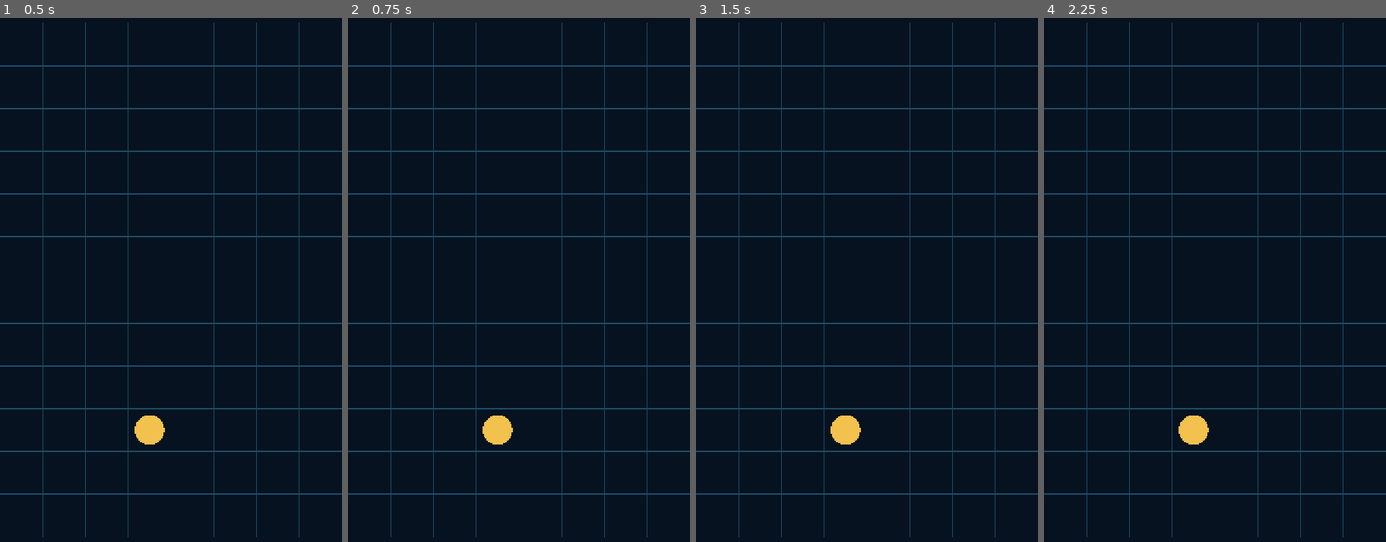
Above: before the commit, frames 1-4 (left to right).
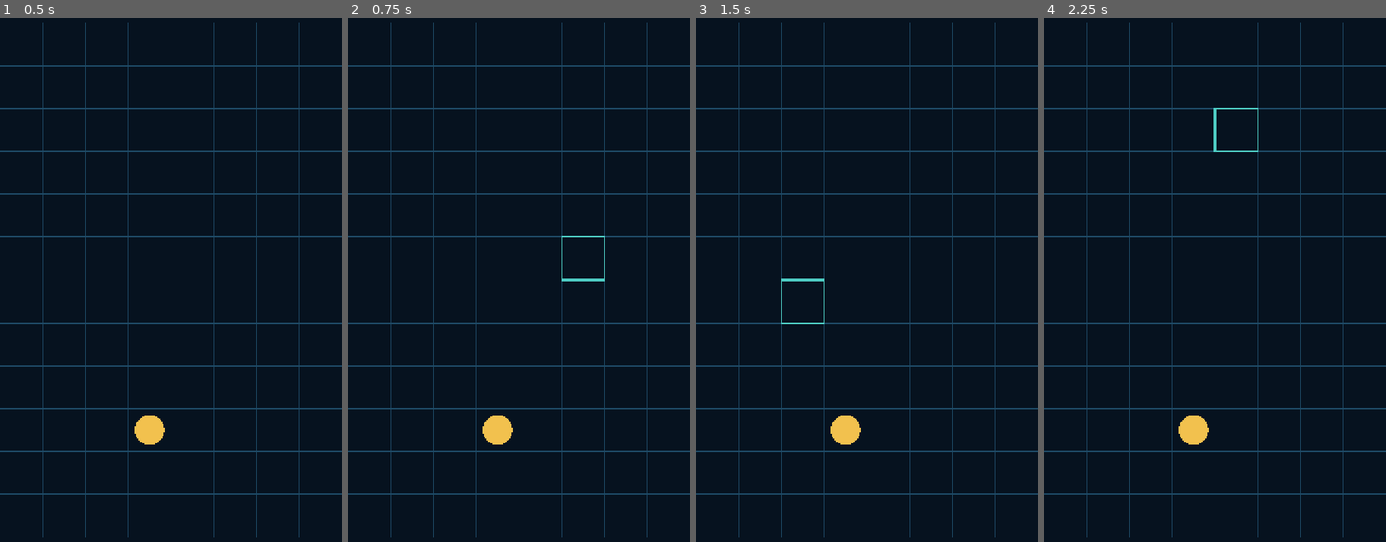
Above: after the commit, the same moments.

Repository: Vivelnow/abisal
Game: Godot game, scene res://abismo.tscn
Two runs of this game, one before a commit and one after it. Both use one fixed random seed, a clock stepped at 60 frames per second and the inputs below.
Inputs (mouse positions are in pixels of both pictures, inside the frame that each line leads up to):
- Up to frame 1 (0.5 s): no input
- Up to frame 2 (0.75 s): tap Enter at 0.5 s; move the mouse to (594, 248) at 0.52 s; click (594, 248) at 0.67 s
- Up to frame 3 (1.5 s): tap Space at 1.25 s; move the mouse to (798, 311) at 1.27 s; click (798, 311) at 1.42 s
- Up to frame 4 (2.25 s): tap Enter at 2 s; move the mouse to (1249, 143) at 2.02 s; click (1249, 143) at 2.17 s

Frame 1 is identical in both runs. In frame 2, 0.1% of the frame differs, in the area x 62-76%, y 41-51%; in frame 3, 0.1%; in frame 4, 0.2%, in the area x 49-63%, y 17-26%.

Commit message:
H1.1 paso 2: deteccion de toque a celda

Diff:
--- a/abismo.gd
+++ b/abismo.gd
@@ -5,9 +5,14 @@
 const COLOR_FONDO := Color("06121f")
 const COLOR_LINEA := Color("1e4a66")
 const COLOR_BUZO := Color("f2c14e")
+const COLOR_TOQUE := Color("4ecdc4")
 
 # Celda donde está el buzo: columna 3, fila 9 (se cuenta desde 0)
 var celda_buzo := Vector2i(3, 9)
+
+# Última celda tocada válida. -1,-1 = ninguna todavía.
+# Solo para verificar el paso 2 con los ojos; paso 3 la usará para mover al buzo de verdad.
+var celda_tocada := Vector2i(-1, -1)
 
 # Geometría de la cuadrícula (se rellenan en _calcular_geometria)
 var lado := 0.0
@@ -20,6 +25,34 @@
 		(pantalla.x - lado * COLUMNAS) / 2.0,
 		(pantalla.y - lado * FILAS) / 2.0
 	)
+
+# Inversa de _calcular_geometria: de posición en píxeles a coordenada de celda
+func _posicion_a_celda(pos: Vector2) -> Vector2i:
+	return Vector2i(
+		floori((pos.x - origen.x) / lado),
+		floori((pos.y - origen.y) / lado)
+	)
+
+func _celda_valida(celda: Vector2i) -> bool:
+	return celda.x >= 0 and celda.x < COLUMNAS and celda.y >= 0 and celda.y < FILAS
+
+func _input(event: InputEvent) -> void:
+	var pos := Vector2.ZERO
+	var hay_toque := false
+
+	if event is InputEventScreenTouch and event.pressed:
+		pos = event.position
+		hay_toque = true
+	elif event is InputEventMouseButton and event.pressed and event.button_index == MOUSE_BUTTON_LEFT:
+		pos = event.position  # en el portátil, el clic cuenta como toque
+		hay_toque = true
+
+	if hay_toque:
+		var celda := _posicion_a_celda(pos)
+		if _celda_valida(celda):
+			celda_tocada = celda
+			queue_redraw()
+		# fuera de la cuadrícula: se ignora, celda_tocada no cambia
 
 func _draw() -> void:
 	_calcular_geometria()
@@ -34,6 +67,11 @@
 		var y := origen.y + f * lado
 		draw_line(Vector2(origen.x, y), Vector2(origen.x + lado * COLUMNAS, y), COLOR_LINEA, 2.0)
 
+	# Marca de depuración del paso 2: contorno en la última celda tocada
+	if _celda_valida(celda_tocada):
+		var esquina := origen + Vector2(celda_tocada) * lado
+		draw_rect(Rect2(esquina, Vector2(lado, lado)), COLOR_TOQUE, false, 3.0)
+
 	# El buzo: un círculo en el centro de su celda
 	var centro := origen + (Vector2(celda_buzo) + Vector2(0.5, 0.5)) * lado
 	draw_circle(centro, lado * 0.35, COLOR_BUZO)
